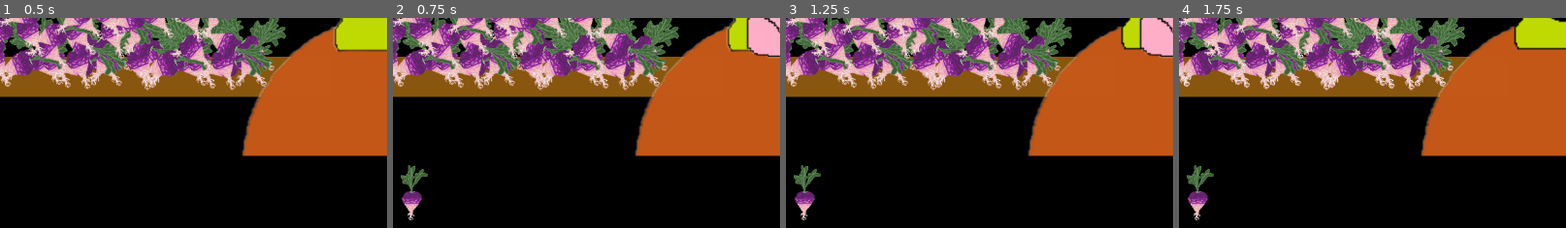
Above: before the commit, frames 1-4 (left to right).
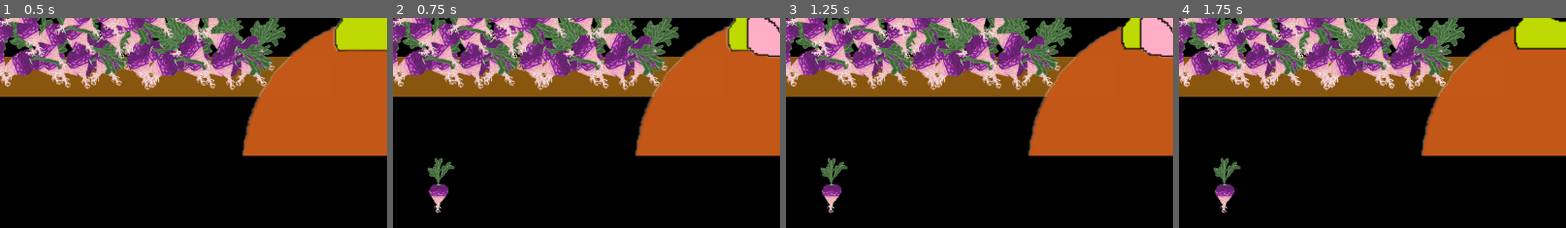
Above: after the commit, the same moments.

Repository: Do-You-Punch-The-Guy-Studios/do-you-punch-the-guy
Game: Godot game, scene res://scenes/the_guy_root_scene.tscn
Same seed, same stepped clock (60 frames per second), same inputs: the game is played once before the commit and once after it.
Inputs:
- Up to frame 1 (0.5 s): no input
- Up to frame 2 (0.75 s): click "Yes" at 0.5 s
- Up to frame 3 (1.25 s): no input
- Up to frame 4 (1.75 s): click "Next" at 1.25 s
The pictures show only the part of the screen within x 19-69%, y 50-100%; the shares and areas given below are measured in that part.

Frame 1 is identical in both runs. In frame 2, 1.6% of the frame differs, in the area x 2-17%, y 66-97%; in frame 3, 1.6%; in frame 4, 1.6%.

Commit message:
inventory tweaks

Diff:
--- a/code/do-you-punch-the-guy-main.gd
+++ b/code/do-you-punch-the-guy-main.gd
@@ -157,12 +157,13 @@
 		modifyInventory('add', gameActions.inventory)
 
 func modifyInventory(addOrRemove: String, itemName: String):
+	print("modifyInventory")
 	if(addOrRemove == 'add'):
 		playerInventory.append(itemName)
 	if(addOrRemove == 'remove'):
 		playerInventory.erase(itemName)
+	print(playerInventory)
 	$PlayerInventory.displayInventory(playerInventory);
-
 
 func tallyResults(buttonPressed: String):
 	var tags
--- a/scenes/pile_of_rutabagas.gd
+++ b/scenes/pile_of_rutabagas.gd
@@ -3,7 +3,5 @@
 func _input(event):
 	if event is InputEventMouseButton and event.pressed and event.button_index == MOUSE_BUTTON_LEFT:
 		var parent_node = get_parent().get_parent()
-		print(parent_node)
 		if parent_node != null and parent_node.has_method("getARutabaga"):
-			print(parent_node)
 			parent_node.getARutabaga()
--- a/scenes/shared-scenes/player-inventory.tscn
+++ b/scenes/shared-scenes/player-inventory.tscn
@@ -34,59 +34,60 @@
 
 [node name="Icecream" type="Sprite2D" parent="."]
 visible = false
-position = Vector2(283, 593)
+position = Vector2(690.00006, 593)
 scale = Vector2(0.815, 0.695)
 texture = ExtResource("2_6uo77")
 
 [node name="IceCreamQuantity" type="Label" parent="Icecream"]
 visible = false
-offset_left = 63.888885
-offset_top = -38.1679
-offset_right = 106.01851
-offset_bottom = -14.2493515
+offset_left = 45.39868
+offset_top = -28.777004
+offset_right = 87.528305
+offset_bottom = -4.8584557
 scale = Vector2(3, 3)
 text = "X 2"
 
 [node name="Punch" type="Sprite2D" parent="."]
 visible = false
-position = Vector2(365, 579)
+position = Vector2(560, 578)
+scale = Vector2(0.9, 0.855)
 texture = ExtResource("3_1tuda")
 
 [node name="PunchQuantity" type="Label" parent="Punch"]
 visible = false
-offset_left = 126.27777
-offset_top = -92.10675
-offset_right = 168.4074
-offset_bottom = -68.1882
+offset_left = 47.0
+offset_top = -13.0
+offset_right = 89.12962
+offset_bottom = 10.918549
 scale = Vector2(3, 3)
 text = "X 2"
 
 [node name="Rutabaga" type="Sprite2D" parent="."]
 visible = false
-position = Vector2(227.00002, 613)
+position = Vector2(267, 602)
 scale = Vector2(0.845, 0.69)
 texture = ExtResource("4_6hsmk")
 
 [node name="RutabagaQuantity" type="Label" parent="Rutabaga"]
 visible = false
-offset_left = 63.888885
-offset_top = -38.1679
-offset_right = 106.01851
-offset_bottom = -14.2493515
+offset_left = 34.31952
+offset_top = -37.68112
+offset_right = 76.44914
+offset_bottom = -13.762573
 scale = Vector2(3, 3)
 text = "X 2"
 
 [node name="Taco" type="Sprite2D" parent="."]
 visible = false
-position = Vector2(477.00006, 596)
-scale = Vector2(0.655, 0.745)
+position = Vector2(426.00003, 597)
+scale = Vector2(0.5574996, 0.61250013)
 texture = ExtResource("5_fo2pn")
 
 [node name="TacoQuantity" type="Label" parent="Taco"]
 visible = false
-offset_left = 63.888885
-offset_top = -38.1679
-offset_right = 106.01851
-offset_bottom = -14.2493515
+offset_left = 100.763245
+offset_top = -26.84574
+offset_right = 151.1449
+offset_bottom = -2.479742
 scale = Vector2(3, 3)
 text = "X 2"
--- a/scenes/shared-scenes/player_inventory.gd
+++ b/scenes/shared-scenes/player_inventory.gd
@@ -28,6 +28,7 @@
 	#pass
 
 func displayInventory(playerInventory: Array):
+	print("displayInventory")
 	onInit()
 	playerInventory.sort()
 	for inventoryItem in playerInventory:
@@ -37,3 +38,4 @@
 			itemsObject[item].sprite.show()
 		if(itemsObject[item].quantityLabel.hidden && itemsObject[item].quantity > 1):
 			itemsObject[item].quantityLabel.show()
+			itemsObject[item].quantityLabel.text = "x " + str(itemsObject[item].quantity)
